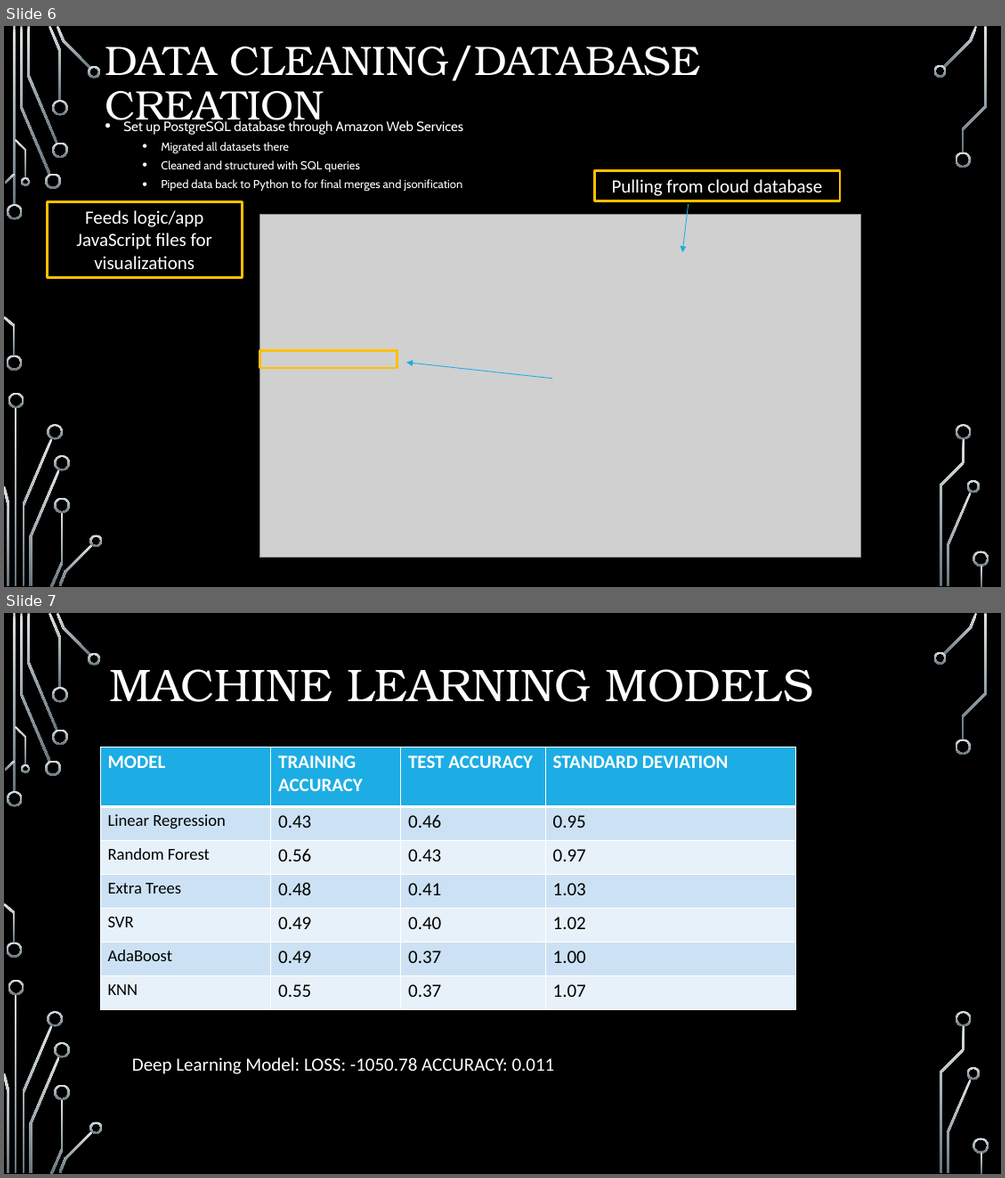
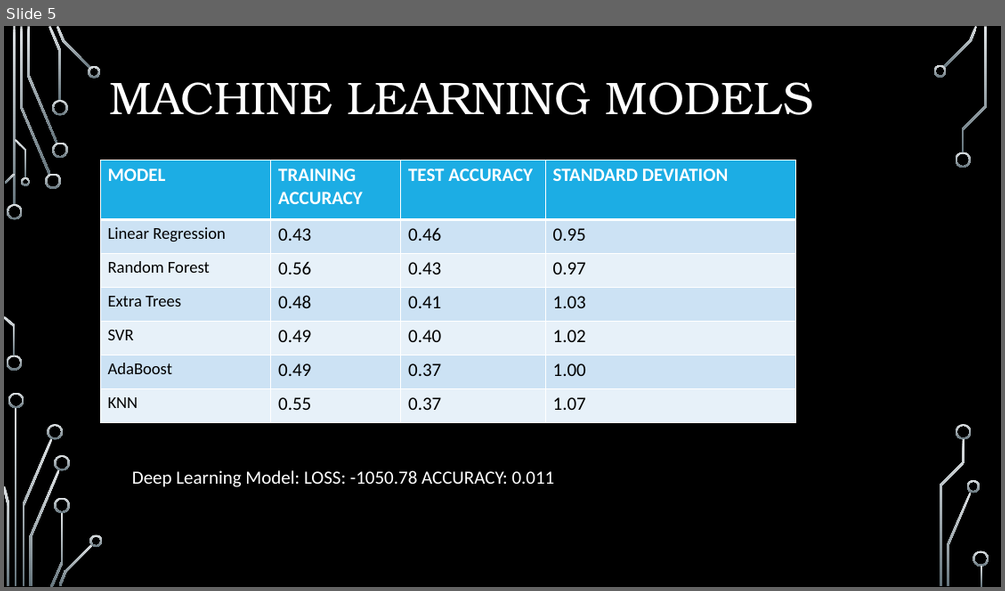
Before and after one commit to pkorat/ML-School-Rating-Prediction-Model, a slide deck: Final_Presentation_Project4.pptx. Shown one above the other, each under a label of ours: slides 6 and 7 before the commit, slide 5 after it. The pictures are 1005x1178 and 1005x591 pixels, drawn with LibreOffice and Linux fonts; fonts in the diff are those of the drawing; grey boxes stand for pictures; background and template pictures are left out. Boxes give left, top, right and bottom in pixels: in the first picture for what was removed or moved away, otherwise in the second. Text is boxed around its words. In the diff, an @@ line names an element or a change of style, - is before the commit and + after.

```diff
--- a/Final_Presentation_Project4.pptx
+++ b/Final_Presentation_Project4.pptx
@@ slide 6 removed at (4,26,1001,587), background picture (left out); not listed: 36 template elements that a slide beside it also shows @@
@@ title removed at (105,46,700,129) @@
-DATA CLEANING/DATABASE CREATION
@@ text removed at (123,119,463,192) @@
-• Set up PostgreSQL database through Amazon Web Services
-  • Migrated all datasets there
-  • Cleaned and structured with SQL queries
-  • Piped data back to Python to for final merges and jsonification
@@ rectangle removed at (595,171,840,201) @@
-Pulling from cloud database
@@ rectangle removed at (47,201,242,277) @@
-Feeds logic/app JavaScript files for visualizations
@@ arrow removed from (688, 204) to (682, 253) @@
@@ picture removed at (259,214,860,557) @@
@@ rectangle removed at (259,351,397,368) @@
@@ arrow removed from (552, 378) to (406, 362) @@
@@ what was slide 7 is now slide 5 @@
```
Also in this commit, not shown: 5 slides changed, 3 slides added, 3 other slides removed, 1 other file.
